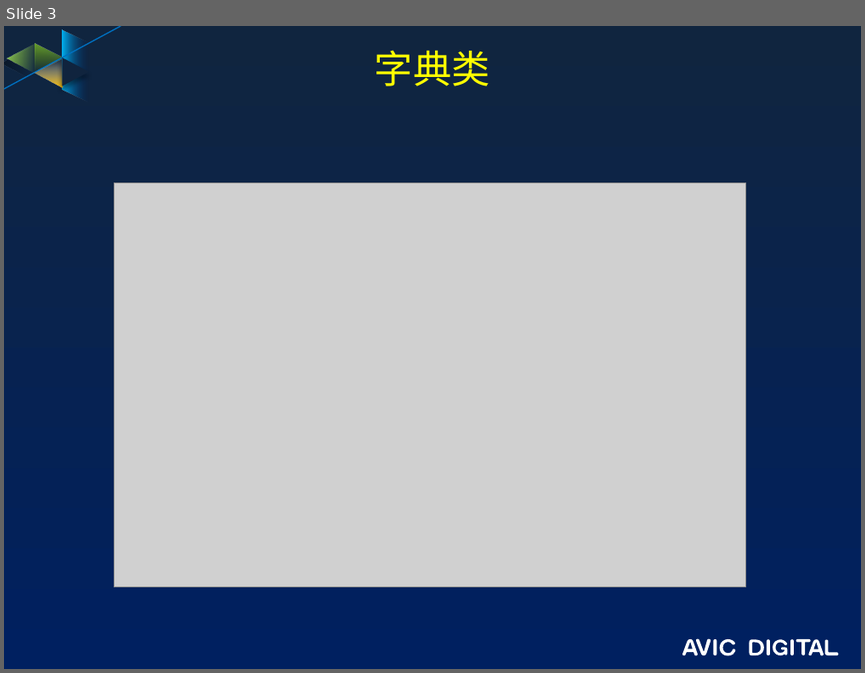
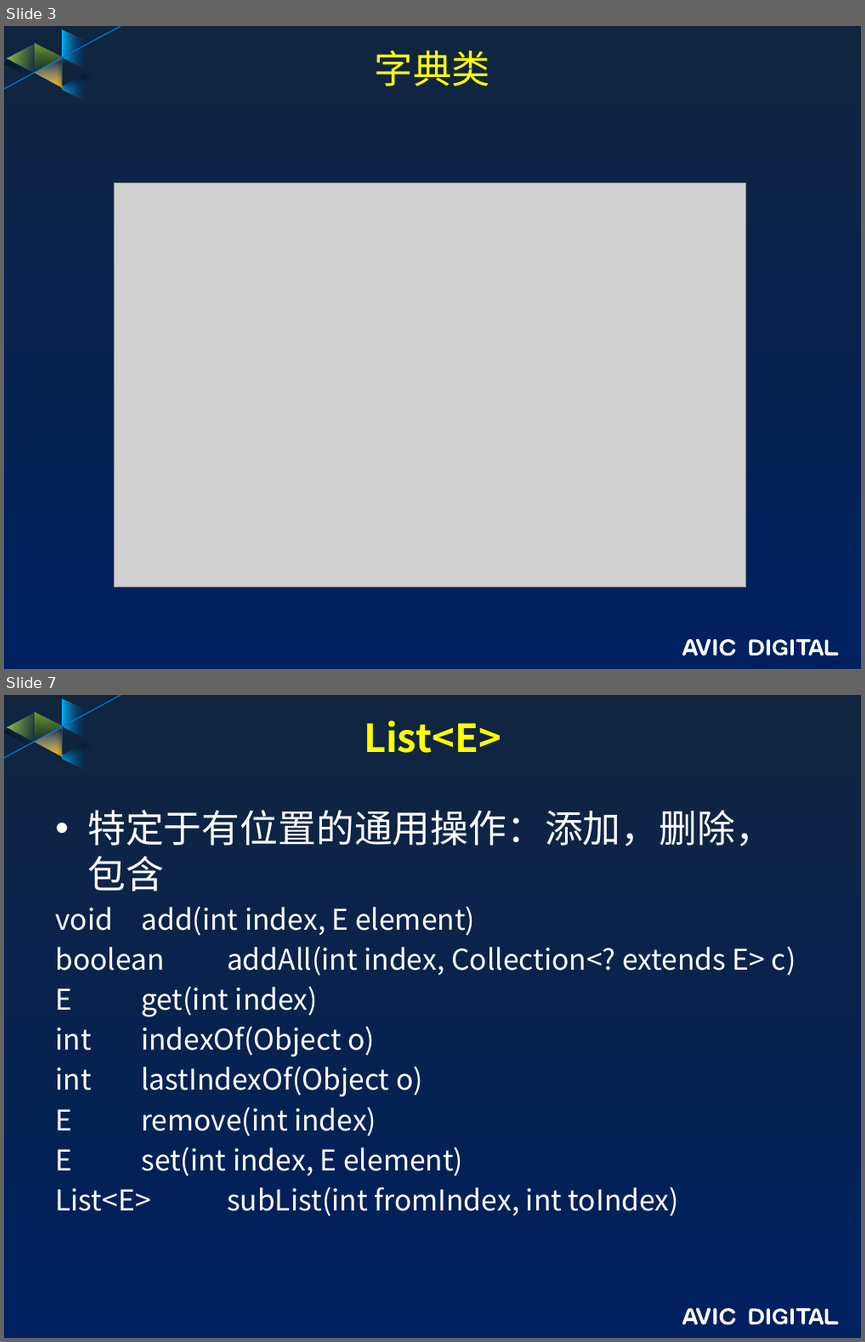
Before and after one commit to guofengzh/java-way, a slide deck: java/docs/08-java-集合类.pptx. Shown one above the other, each under a label of ours: slide 3 before the commit, slides 3 and 7 after it; the slides between them are not shown. The pictures are 865x673 and 865x1342 pixels, drawn with LibreOffice and Linux fonts; fonts in the diff are those of the drawing; grey boxes stand for pictures; background and template pictures are left out. Boxes give left, top, right and bottom in pixels: in the first picture for what was removed or moved away, otherwise in the second. Text is boxed around its words. In the diff, an @@ line names an element or a change of style, - is before the commit and + after.

```diff
--- a/java/docs/08-java-集合类.pptx
+++ b/java/docs/08-java-集合类.pptx
@@ slide 7 added at box(4, 695, 861, 1338), background gradient #10253F to #002060; not listed: 17 template elements that a slide beside it also shows @@
@@ title added at box(364, 721, 501, 753), 32.4 pt, text #FFFF00, bold @@
+List<E>
@@ text added at box(55, 810, 796, 1216), 24 pt, text #FFFFFF @@
+• 特定于有位置的通用操作：添加，删除，包含
+void add(int index, E element)
+boolean addAll(int index, Collection<? extends E> c)
+E get(int index)
+int indexOf(Object o)
+int lastIndexOf(Object o)
+E remove(int index)
+E set(int index, E element)
+List<E> subList(int fromIndex, int toIndex)
```
Also in this commit, not shown: 12 other slides added, 1 slide removed.
